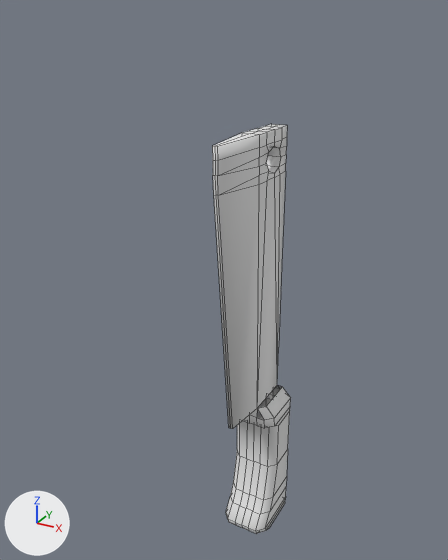
The OBJ model Assets/Models/Meeles/Melee_2.obj as it was, and as the next commit left it.
Camera for both pictures: a 50 mm camera at (0.592, -1.406, 2.373) aimed at (-0.048, -0.243, 1.791). The lights are fixed; the arrows at lower left show +X, +Y and +Z. Mesh edges are drawn as thin lines. Where no turn or scale is listed for an object, it has been applied to the vertices. Vertices at the same position are counted once.

Objects in the first picture: 'Melee_2'.
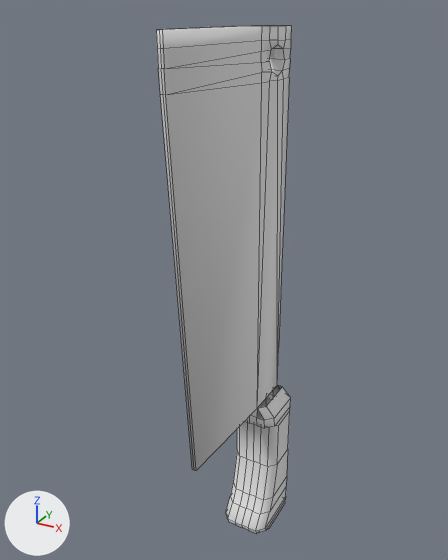
Commit message: feat new tex Melee

Changed parts and their boxes (x1, y1, x2, y2) in the pictures (448 x 560 px; the box of a moved part takes in the faces that stretch with it):
'Melee_2', reshaped (70% wider, 24% taller)
    before: (212, 124, 291, 534)
    after: (156, 25, 291, 534)
part 1 of me_melee_2, moved or reshaped
    before: (214, 184, 259, 429)
    after: (160, 83, 262, 471)
part 2 of me_melee_2, moved or reshaped
    before: (212, 133, 259, 195)
    after: (156, 26, 262, 95)
part 3 of me_melee_2, moved or reshaped
    before: (243, 124, 287, 408)
    after: (257, 25, 291, 408)

The edits, one by one:
me_melee_2 has 209 vertices, 203 faces and spans x -0.07..0.056, y -0.355..-0.027, z 1.008..2.126.
me_melee_2 is used by ob_melee_2; location (0.0, 0.0, 0.0).
me_melee_2 part 1: all 3 vertices in x -0.012..-0.001, y -0.283, z 1.412 are moved by (0.0, -0.175, 0.0).
me_melee_2 part 2: all 12 vertices in x -0.012..-0.001, y -0.355..-0.351, z 2.027..2.126 are moved by (0.0, -0.175, 0.214).
me_melee_2 part 3: all 68 vertices in x -0.028..0.014, y -0.201..-0.051, z 2.014..2.125 are moved by (0.0, 0.0, 0.214).
